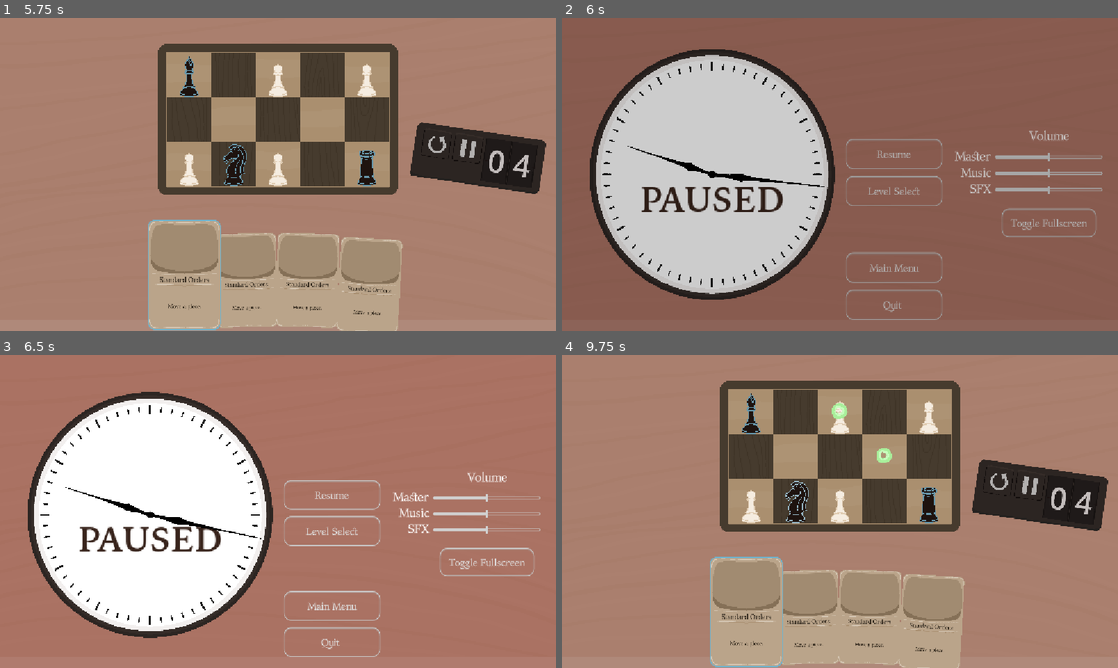
Above: before the commit, frames 1-4 (two rows, left to right).
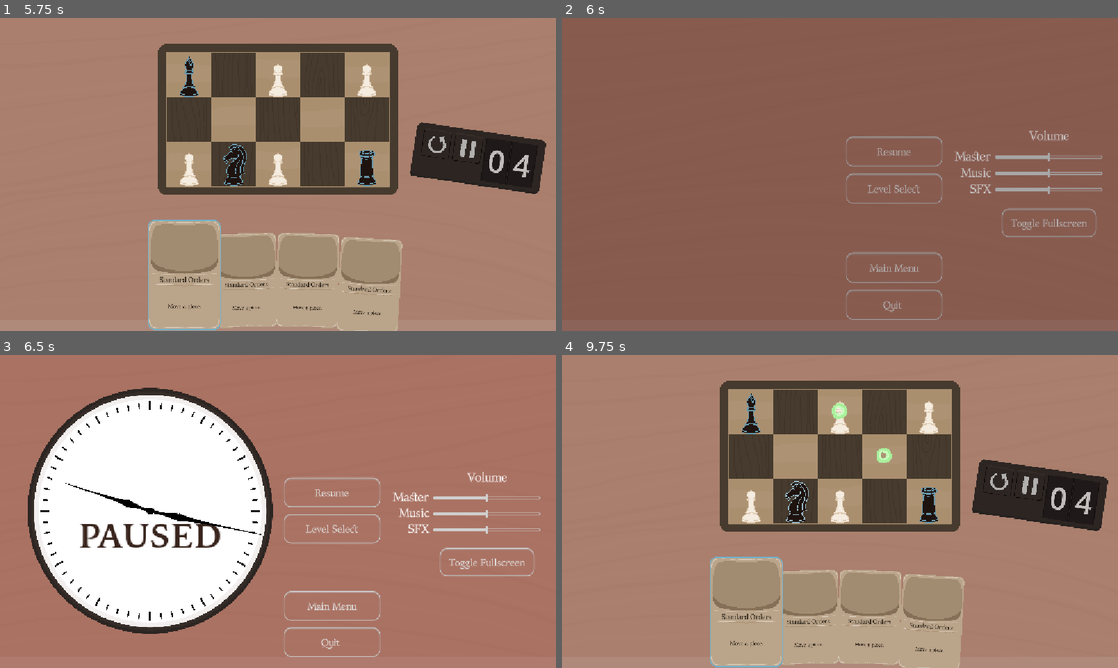
Above: after the commit, the same moments.

Repository: yourname3/gmtk-2026
Game: Godot game, scene res://main_menu/main_menu.tscn
Same seed, same stepped clock (60 frames per second), same inputs: the game is played once before the commit and once after it.
Inputs (mouse positions are in pixels of both pictures, inside the frame that each line leads up to):
- Up to frame 1 (5.75 s): click "Play" at 0.5 s; click "1" at 1.25 s; click (439, 143) at 2 s; click (439, 143) at 2.75 s; click (439, 143) at 3.5 s; click "Undo" at 4.25 s; tap Enter at 5 s; move the mouse to (189, 165) at 5.02 s; click (189, 165) at 5.1 s
- Up to frame 2 (6 s): click (1029, 149) at 5.75 s
- Up to frame 3 (6.5 s): no input
- Up to frame 4 (9.75 s): click "Resume" at 6.5 s; tap Space at 7.25, 8.75 s; move the mouse to (840, 502) at 7.27 s; click (840, 502) at 7.35 s; tap Enter at 8, 9.5 s; move the mouse to (840, 411) at 8.02 s; click (840, 411) at 8.1 s; move the mouse to (928, 411) at 8.77 s; click (928, 411) at 8.85 s; move the mouse to (795, 502) at 9.52 s; click (795, 502) at 9.6 s

Frame 1 is identical in both runs. In frame 2, 29% of the frame differs, in the area x 5-69%, y 10-90%; in frame 3, 5.5%; in frame 4, nothing differs.

Commit message:
finishing polish for pause menu

Diff:
--- a/pause_menu/pause_menu.gd
+++ b/pause_menu/pause_menu.gd
@@ -28,7 +28,7 @@
 func pause() -> void:
 	%AnimationPlayer.play(&"open")
 	get_tree().paused = true
-	%Particles.clear_particles()
+
 func unpause() -> void:
 	%AnimationPlayer.play(&"close")
 	get_tree().paused = false
--- a/pause_menu/pause_menu.tscn
+++ b/pause_menu/pause_menu.tscn
@@ -4,7 +4,6 @@
 [ext_resource type="Theme" uid="uid://dyhudw6pqmags" path="res://abstract_theme.tres" id="1_s1glv"]
 [ext_resource type="Script" uid="uid://d1vebeskhojli" path="res://pause_menu/pause_menu.gd" id="2_rd7dy"]
 [ext_resource type="Texture2D" uid="uid://bay3xvjiy655h" path="res://desk/desktop.png" id="3_p6csp"]
-[ext_resource type="Script" uid="uid://crom2286m5k8t" path="res://main_menu/chessboard_particle_system.gd" id="3_wn31l"]
 [ext_resource type="Texture2D" uid="uid://cyx6oc1h1yio7" path="res://main_menu/clock_face.png" id="4_teyq6"]
 [ext_resource type="PackedScene" uid="uid://cqdxb81kbw3iv" path="res://options/options_base.tscn" id="5_b0obc"]
 [ext_resource type="Script" uid="uid://078drs0f3puu" path="res://main_menu/clock_face.gd" id="5_p6csp"]
@@ -51,6 +50,30 @@
 "transitions": PackedFloat32Array(1),
 "update": 0,
 "values": [Color(1, 1, 1, 1)]
+}
+tracks/3/type = "value"
+tracks/3/imported = false
+tracks/3/enabled = true
+tracks/3/path = NodePath("Panel/ClockFace:position")
+tracks/3/interp = 1
+tracks/3/loop_wrap = true
+tracks/3/keys = {
+"times": PackedFloat32Array(0),
+"transitions": PackedFloat32Array(1),
+"update": 0,
+"values": [Vector2(311.00003, 323)]
+}
+tracks/4/type = "value"
+tracks/4/imported = false
+tracks/4/enabled = true
+tracks/4/path = NodePath("Panel/ClockFace:rotation")
+tracks/4/interp = 1
+tracks/4/loop_wrap = true
+tracks/4/keys = {
+"times": PackedFloat32Array(0),
+"transitions": PackedFloat32Array(1),
+"update": 0,
+"values": [0.0]
 }
 
 [sub_resource type="Animation" id="Animation_b4s0c"]
@@ -66,7 +89,7 @@
 "times": PackedFloat32Array(0, 0.10000001, 0.3),
 "transitions": PackedFloat32Array(1, 1, 1),
 "update": 0,
-"values": [Vector2(1, 1), Vector2(1.2, 1), Vector2(0, 1)]
+"values": [Vector2(1, 1), Vector2(1, 1.2), Vector2(1, 0)]
 }
 tracks/1/type = "value"
 tracks/1/imported = false
@@ -92,10 +115,34 @@
 "update": 0,
 "values": [Color(1, 1, 1, 1), Color(0.5211406, 0.5211406, 0.5211405, 1)]
 }
+tracks/3/type = "value"
+tracks/3/imported = false
+tracks/3/enabled = true
+tracks/3/path = NodePath("Panel/ClockFace:position")
+tracks/3/interp = 2
+tracks/3/loop_wrap = false
+tracks/3/keys = {
+"times": PackedFloat32Array(0, 0.3),
+"transitions": PackedFloat32Array(1, 1),
+"update": 0,
+"values": [Vector2(311.00003, 323), Vector2(-334.99997, 323)]
+}
+tracks/4/type = "value"
+tracks/4/imported = false
+tracks/4/enabled = true
+tracks/4/path = NodePath("Panel/ClockFace:rotation")
+tracks/4/interp = 2
+tracks/4/loop_wrap = false
+tracks/4/keys = {
+"times": PackedFloat32Array(0, 0.3),
+"transitions": PackedFloat32Array(1, 1),
+"update": 0,
+"values": [0.0, -2.877966]
+}
 
 [sub_resource type="Animation" id="Animation_rd7dy"]
 resource_name = "open"
-length = 0.3
+length = 0.6
 tracks/0/type = "value"
 tracks/0/imported = false
 tracks/0/enabled = true
@@ -132,6 +179,30 @@
 "update": 0,
 "values": [Color(0.5211406, 0.5211406, 0.5211405, 1), Color(1, 1, 1, 1)]
 }
+tracks/3/type = "value"
+tracks/3/imported = false
+tracks/3/enabled = true
+tracks/3/path = NodePath("Panel/ClockFace:position")
+tracks/3/interp = 2
+tracks/3/loop_wrap = false
+tracks/3/keys = {
+"times": PackedFloat32Array(0.13333333, 0.5),
+"transitions": PackedFloat32Array(1, 1),
+"update": 0,
+"values": [Vector2(-369.99997, 323), Vector2(311.00003, 323)]
+}
+tracks/4/type = "value"
+tracks/4/imported = false
+tracks/4/enabled = true
+tracks/4/path = NodePath("Panel/ClockFace:rotation")
+tracks/4/interp = 2
+tracks/4/loop_wrap = false
+tracks/4/keys = {
+"times": PackedFloat32Array(0.13333334, 0.5),
+"transitions": PackedFloat32Array(1, 1),
+"update": 0,
+"values": [-2.362582, 0.0]
+}
 
 [sub_resource type="AnimationLibrary" id="AnimationLibrary_uwtdo"]
 _data = {
@@ -174,21 +245,27 @@
 texture = ExtResource("3_p6csp")
 expand_mode = 1
 
-[node name="Particles" type="Node2D" parent="Control/Panel" unique_id=522614857]
-unique_name_in_owner = true
-process_mode = 2
-position = Vector2(-153, 0)
-script = ExtResource("3_wn31l")
-decay_time = 4.0
-extra_time = 0.5
-do_preprocess = false
-
 [node name="ClockFace" type="Sprite2D" parent="Control/Panel" unique_id=496509822]
-position = Vector2(311.00003, 331)
+position = Vector2(311.00003, 323)
 scale = Vector2(0.39197534, 0.39197534)
 texture = ExtResource("4_teyq6")
 script = ExtResource("5_p6csp")
 always_update = true
+
+[node name="Label2" type="Label" parent="Control/Panel/ClockFace" unique_id=1756257620]
+anchors_preset = 5
+anchor_left = 0.5
+anchor_right = 0.5
+offset_left = -1025.5748
+offset_top = 7.6535425
+offset_right = -726.5748
+offset_bottom = 104.65354
+grow_horizontal = 2
+scale = Vector2(2.530252, 2.530252)
+theme_override_colors/font_color = Color(0.21960784, 0.14117648, 0.10980392, 1)
+theme_override_fonts/font = ExtResource("1_5hbt6")
+theme_override_font_sizes/font_size = 72
+text = "PAUSED"
 
 [node name="Minute" type="Sprite2D" parent="Control/Panel/ClockFace" unique_id=258878392]
 unique_name_in_owner = true
@@ -649,28 +726,13 @@
 scale = Vector2(0.18667622, 0.15071774)
 texture = ExtResource("7_qi88y")
 
-[node name="Label" type="Label" parent="Control/Panel" unique_id=1804845143]
-layout_mode = 1
-anchors_preset = 5
-anchor_left = 0.5
-anchor_right = 0.5
-offset_left = -414.0
-offset_top = 333.0
-offset_right = -115.0
-offset_bottom = 430.0
-grow_horizontal = 2
-theme_override_colors/font_color = Color(0.21960784, 0.14117648, 0.10980392, 1)
-theme_override_fonts/font = ExtResource("1_5hbt6")
-theme_override_font_sizes/font_size = 72
-text = "PAUSED"
-
 [node name="Resume" type="Button" parent="Control/Panel" unique_id=1620684311]
 unique_name_in_owner = true
 layout_mode = 0
 offset_left = 588.0
-offset_top = 259.0
+offset_top = 254.0
 offset_right = 788.0
-offset_bottom = 320.0
+offset_bottom = 315.0
 theme_override_font_sizes/font_size = 20
 text = "Resume"
 
@@ -678,9 +740,9 @@
 unique_name_in_owner = true
 layout_mode = 0
 offset_left = 588.0
-offset_top = 334.0
+offset_top = 329.0
 offset_right = 788.0
-offset_bottom = 395.0
+offset_bottom = 390.0
 theme_override_font_sizes/font_size = 20
 text = "Level Select"
 
